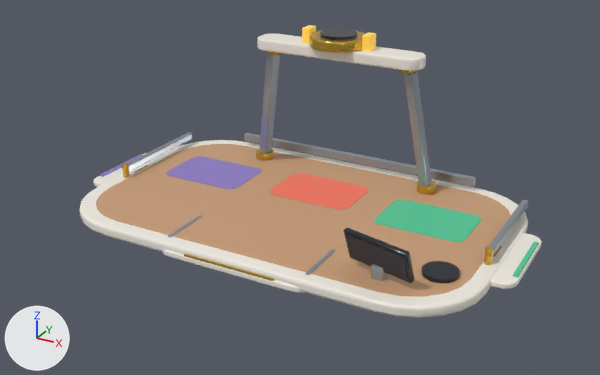
Two versions of the Blender file ArtSource/Blender/Spatial/SuspendedOfficePod.blend, one commit apart.
Rendered twice from a 50 mm lens placed at (0.544, -0.989, 0.548), pointed at (0.018, -0.033, 0.07). Arrows for +X, +Y and +Z are at lower left; the lights stay in place. The first picture is the older version.

Names of what the first picture shows: 'SuspendedOfficePod_Mesh'.
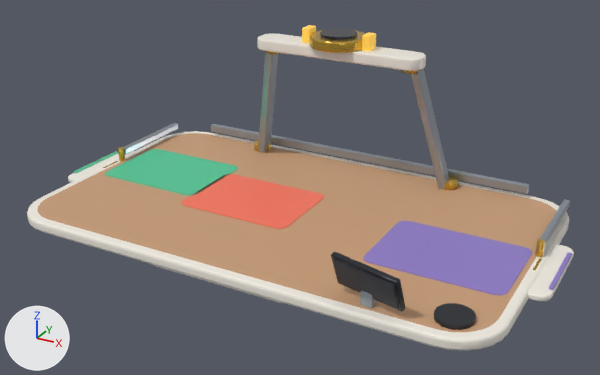
What changed in the scene script:
```text
Change me_suspendedofficepod_lowerbelly_mesh:
    used by ob_suspendedofficepod_mesh; location = (0.0, 0.0, 0.006); rotation_euler = (0.0, 0.0, -3.142), in degrees (0, 0, -180)
    remove me_suspendedofficepod_lowerbelly_mesh.from_pydata(...)  # 4724 vertices, 4332 faces; spans x -0.345..0.345, y -0.195..0.198, z -0.006..0.258
    add me_suspendedofficepod_lowerbelly_mesh.from_pydata(...)  # 4724 vertices, 4332 faces; spans x -0.39..0.39, y -0.218..0.218, z -0.006..0.258
    me_suspendedofficepod_lowerbelly_mesh part 1: the loose piece of 56 vertices spanning x -0.21..0.21, y -0.185..-0.176, z 0.025..0.039 is scaled about its middle by (1.38, 1, 1), then moved by (0.0, -0.025, 0.0)
    me_suspendedofficepod_lowerbelly_mesh part 2: the loose piece of 56 vertices spanning x 0.294..0.303, y -0.14..0.04, z 0.026..0.038 is scaled about its middle by (1, 0.831, 1), then moved by (0.053, -0.057, 0.0)
    me_suspendedofficepod_lowerbelly_mesh part 3: the loose piece of 24 vertices spanning x 0.294..0.304, y 0.033..0.043, z 0.018..0.04 is moved by (0.053, -0.065, 0.0)
    me_suspendedofficepod_lowerbelly_mesh part 4: the loose piece of 56 vertices spanning x -0.303..-0.294, y -0.14..0.04, z 0.026..0.038 is scaled about its middle by (1, 0.831, 1), then moved by (-0.053, -0.057, 0.0)
    me_suspendedofficepod_lowerbelly_mesh part 5: the loose piece of 24 vertices spanning x -0.304..-0.294, y 0.033..0.043, z 0.018..0.04 is moved by (-0.053, -0.065, 0.0)
    me_suspendedofficepod_lowerbelly_mesh part 6: the loose piece of 56 vertices spanning x 0.106..0.154, y -0.153..-0.111, z 0.005..0.233 is multiplied about its middle by the matrix ((1.018, 0.025, -0.061), (-0.018, 1.013, 0.114), (0.063, -0.113, 1.012)), then moved by (0.013, -0.031, 0.0)
    me_suspendedofficepod_lowerbelly_mesh part 7: the loose piece of 28 vertices spanning x 0.131..0.161, y -0.156..-0.126, z 0.017..0.031 is moved by (0.024, -0.045, 0.0)
    me_suspendedofficepod_lowerbelly_mesh part 8: the loose piece of 28 vertices spanning x 0.098..0.126, y -0.136..-0.108, z 0.209..0.223 is moved by (0.004, -0.017, 0.0)
    me_suspendedofficepod_lowerbelly_mesh part 9: the loose piece of 56 vertices spanning x -0.154..-0.106, y -0.153..-0.111, z 0.005..0.233 is multiplied about its middle by the matrix ((1.018, -0.025, 0.061), (0.018, 1.013, 0.114), (-0.063, -0.113, 1.012)), then moved by (-0.013, -0.031, 0.0)
    me_suspendedofficepod_lowerbelly_mesh part 10: the loose piece of 28 vertices spanning x -0.161..-0.131, y -0.156..-0.126, z 0.017..0.031 is moved by (-0.024, -0.045, 0.0)
    me_suspendedofficepod_lowerbelly_mesh part 11: the loose piece of 28 vertices spanning x -0.126..-0.098, y -0.136..-0.108, z 0.209..0.223 is moved by (-0.004, -0.017, 0.0)
    me_suspendedofficepod_lowerbelly_mesh part 12: the loose piece of 56 vertices spanning x 0.335..0.343, y -0.052..0.052, z 0.013..0.018 is moved by (0.047, -0.003, 0.0)
    me_suspendedofficepod_lowerbelly_mesh part 13: the loose piece of 56 vertices spanning x -0.343..-0.335, y -0.052..0.052, z 0.013..0.018 is moved by (-0.047, -0.003, 0.0)
    me_suspendedofficepod_lowerbelly_mesh part 14: the loose piece of 24 vertices spanning x -0.307..-0.294, y -0.017..0.017, z 0.005..0.019 is moved by (-0.056, -0.003, 0.0)
    me_suspendedofficepod_lowerbelly_mesh part 15: the loose piece of 280 vertices spanning x -0.12..0.12, y 0.073..0.198, z -0.001..0.008 is moved by (0.0, 0.017, 0.0)
    me_suspendedofficepod_lowerbelly_mesh part 16: the loose piece of 56 vertices spanning x -0.07..0.07, y 0.189..0.197, z 0.005..0.011 is moved by (0.0, 0.017, 0.0)
    me_suspendedofficepod_lowerbelly_mesh part 17: the loose piece of 56 vertices spanning x 0.105..0.111, y 0.102..0.178, z 0.008..0.02 is scaled about its middle by (1, 1, 0.633), then moved by (0.0, 0.017, -0.004)
    me_suspendedofficepod_lowerbelly_mesh part 18: 2876 of 4724 vertices moved; they spanned x -0.345..0.345, y -0.195..0.195, z -0.006..0.075 and now span x -0.39..0.39, y -0.218..0.218, z -0.006..0.075; mean shift (0.006, 0.019, 0.0); largest move (0.118, -0.011, 0.018) -> (-0.343, 0.086, 0.018)
    other edits to the shape of me_suspendedofficepod_lowerbelly_mesh do not show in these pictures
Change ob_suspendedofficepod_mesh:
    ob_suspendedofficepod_mesh.location: (0.0, 0.0, 0.006) -> (0.0, -0.013, 0.006)
```

Where the change shows, as pixel boxes (x1, y1, x2, y2) in the pictures (600 x 375 px; the box of a moved part takes in the faces that stretch with it):
'SuspendedOfficePod_Mesh', reshaped, moved (18% wider, 11% taller): before (79, 25, 542, 318); after (27, 25, 574, 351)
part 1 of me_suspendedofficepod_lowerbelly_mesh, moved or reshaped: before (244, 133, 476, 186); after (211, 124, 529, 194)
part 2 of me_suspendedofficepod_lowerbelly_mesh, moved or reshaped: before (128, 132, 192, 171); after (124, 123, 178, 155)
part 3 of me_suspendedofficepod_lowerbelly_mesh, moved or reshaped: before (122, 163, 129, 178); after (118, 147, 125, 161)
part 4 of me_suspendedofficepod_lowerbelly_mesh, moved or reshaped: before (489, 200, 528, 257); after (540, 199, 570, 248)
part 5 of me_suspendedofficepod_lowerbelly_mesh, moved or reshaped: before (484, 246, 493, 265); after (535, 239, 545, 257)
part 6 of me_suspendedofficepod_lowerbelly_mesh, moved or reshaped: before (259, 54, 280, 154); after (258, 52, 278, 153)
part 7 of me_suspendedofficepod_lowerbelly_mesh, moved or reshaped: before (256, 149, 274, 161); after (254, 140, 271, 152)
part 8 of me_suspendedofficepod_lowerbelly_mesh, moved or reshaped: before (266, 51, 284, 55); after (265, 51, 281, 54)
part 9 of me_suspendedofficepod_lowerbelly_mesh, moved or reshaped: before (404, 73, 432, 187); after (411, 69, 449, 189)
part 10 of me_suspendedofficepod_lowerbelly_mesh, moved or reshaped: before (417, 181, 437, 195); after (444, 176, 459, 190)
part 11 of me_suspendedofficepod_lowerbelly_mesh, moved or reshaped: before (398, 70, 417, 74); after (402, 70, 421, 74)
part 12 of me_suspendedofficepod_lowerbelly_mesh, moved or reshaped: before (100, 154, 143, 177); after (74, 151, 118, 173)
part 13 of me_suspendedofficepod_lowerbelly_mesh, moved or reshaped: before (513, 242, 539, 277); after (548, 253, 572, 290)
part 14 of me_suspendedofficepod_lowerbelly_mesh, moved or reshaped: before (493, 246, 502, 257); after (533, 259, 542, 270)
part 15 of me_suspendedofficepod_lowerbelly_mesh, moved or reshaped (mostly hidden afterwards): before (162, 250, 305, 293); after (152, 264, 286, 304)
part 16 of me_suspendedofficepod_lowerbelly_mesh, moved or reshaped (not visible afterwards): before (184, 254, 274, 281)
part 17 of me_suspendedofficepod_lowerbelly_mesh, moved or reshaped (not visible afterwards): before (168, 215, 202, 238)
part 18 of me_suspendedofficepod_lowerbelly_mesh, moved or reshaped: before (79, 140, 542, 318); after (27, 131, 574, 351)
